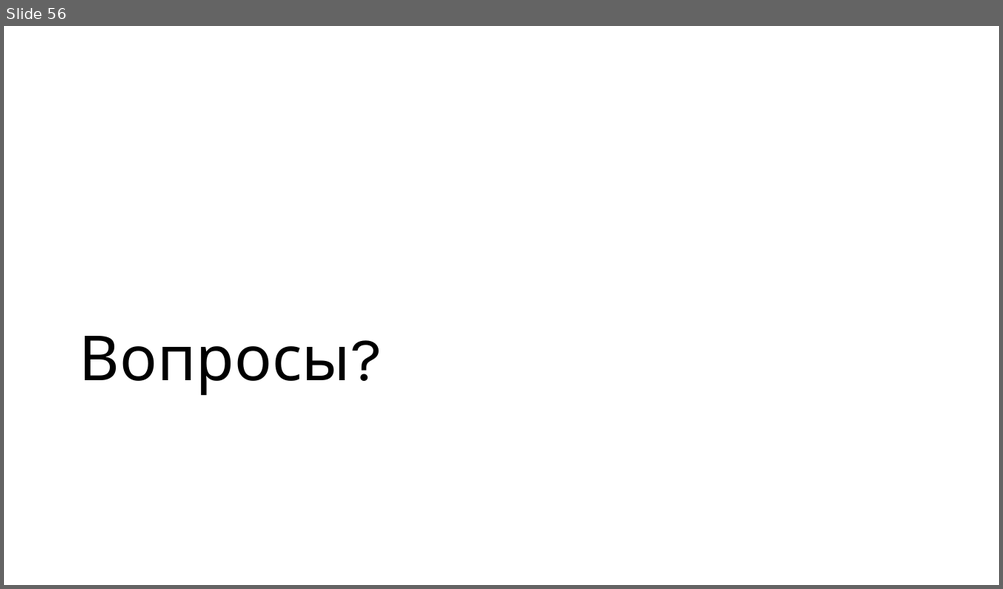
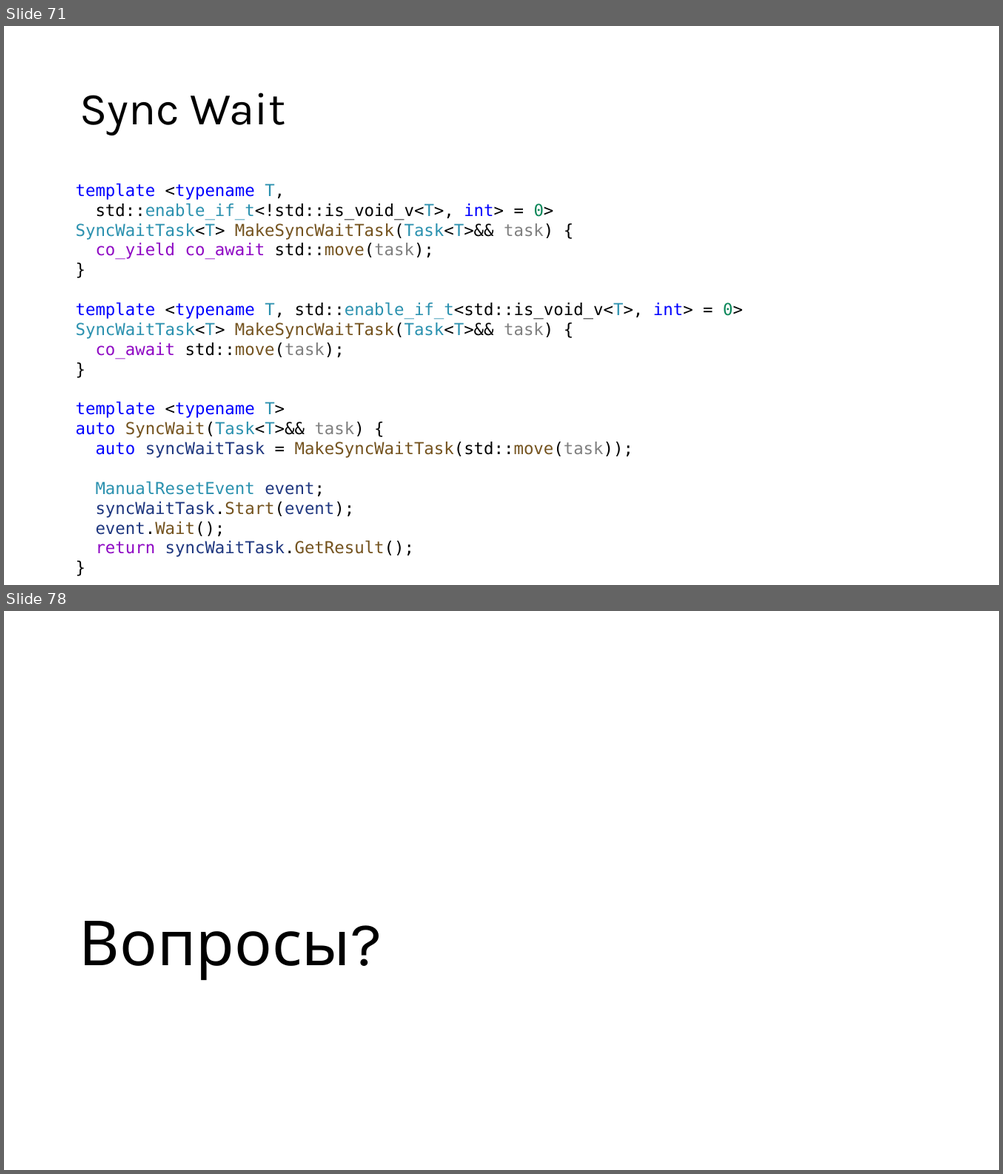
Before and after one commit to alexey-malov/pc, a slide deck: lectures/12/Coroutines.pptx. Shown one above the other, each under a label of ours: slide 56 before the commit, slides 71 and 78 after it; the slides between them are not shown. The pictures are 1003x589 and 1003x1174 pixels, drawn with LibreOffice and Linux fonts; fonts in the diff are those of the drawing. Boxes give left, top, right and bottom in pixels: in the first picture for what was removed or moved away, otherwise in the second. Text is boxed around its words. In the diff, an @@ line names an element or a change of style, - is before the commit and + after.

```diff
--- a/lectures/12/Coroutines.pptx
+++ b/lectures/12/Coroutines.pptx
@@ slide 71 added at (4,26,999,585), background #FFFFFF @@
@@ title added at (79,93,286,136), 44 pt, text #000000 @@
+Sync Wait
@@ text added at (76,184,743,557), 16 pt, text #000000 @@
+template <typename T,
+std::enable_if_t<!std::is_void_v<T>, int> = 0>
+SyncWaitTask<T> MakeSyncWaitTask(Task<T>&& task) {
+co_yield co_await std::move(task);
+}
+template <typename T, std::enable_if_t<std::is_void_v<T>, int> = 0>
+SyncWaitTask<T> MakeSyncWaitTask(Task<T>&& task) {
+co_await std::move(task);
+}
+template <typename T>
+auto SyncWait(Task<T>&& task) {
+auto syncWaitTask = MakeSyncWaitTask(std::move(task));
+ManualResetEvent event;
+syncWaitTask.Start(event);
+event.Wait();
+return syncWaitTask.GetResult();
+}
@@ what was slide 56 is now slide 78 @@
```
Also in this commit, not shown: 2 slides changed, 25 other slides added, 4 slides removed, 3 other files.
